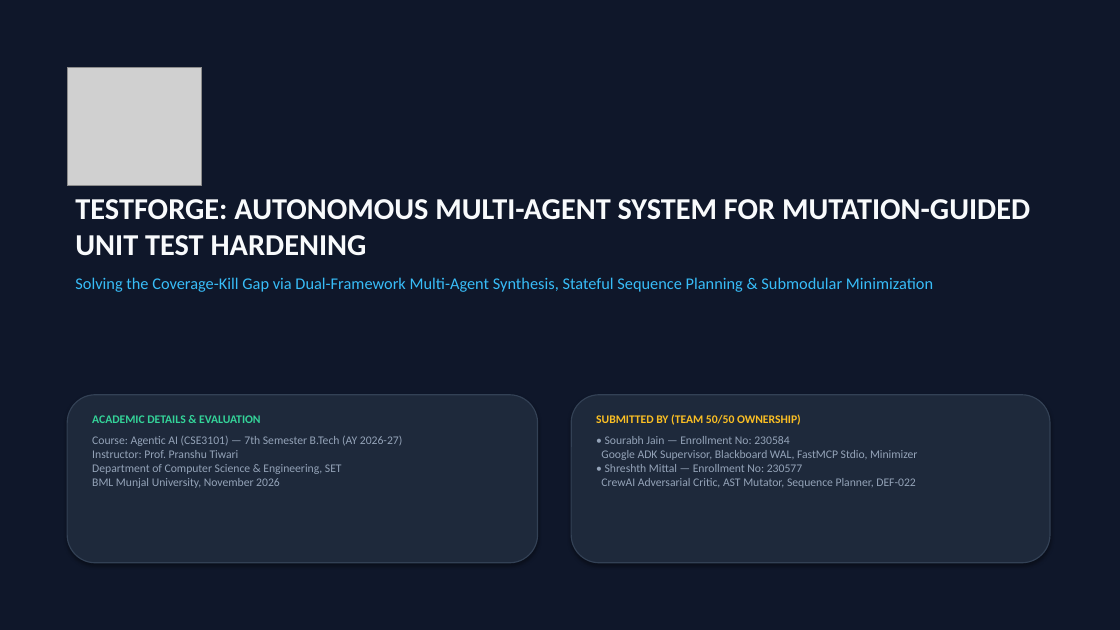
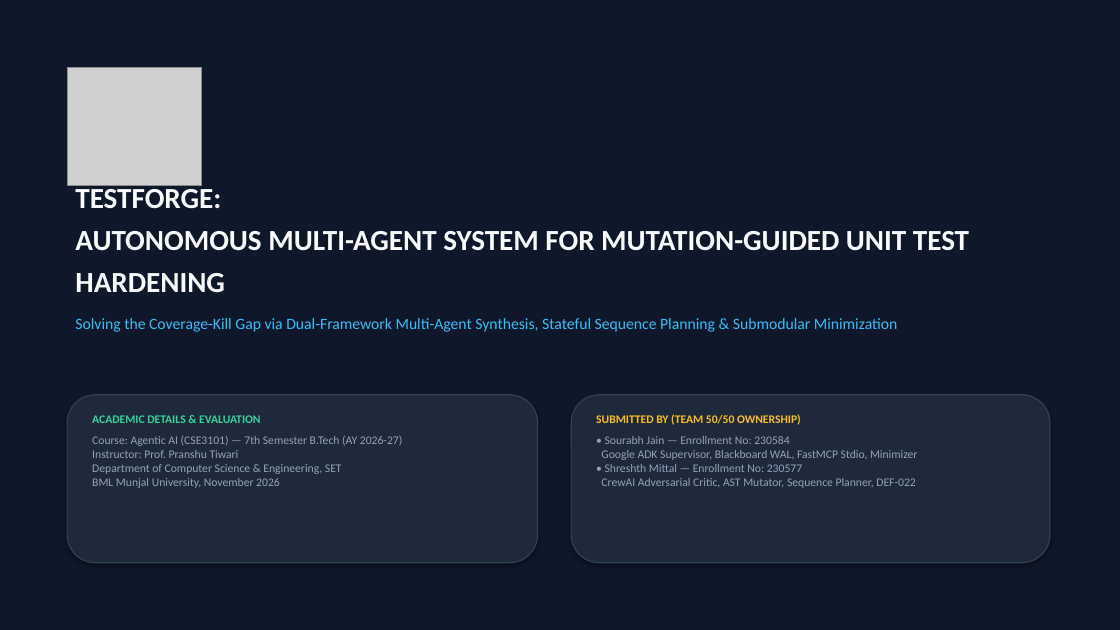
Before and after one commit to sourabhJain121/Testforge, a slide deck: slide 1 of docs/DELIVERABLES/TestForge_CSE3101_Presentation.pptx. Drawn at 1120x630 pixels with LibreOffice and Linux fonts; fonts in the diff are those of the drawing; grey boxes stand for pictures. Boxes give left, top, right and bottom in pixels: in the first picture for what was removed or moved away, otherwise in the second. Text is boxed around its words. In the diff, an @@ line names an element or a change of style, - is before the commit and + after.

```diff
--- a/docs/DELIVERABLES/TestForge_CSE3101_Presentation.pptx
+++ b/docs/DELIVERABLES/TestForge_CSE3101_Presentation.pptx
@@ text "TESTFORGE: AUTONOMOUS MULTI-AGENT SYSTEM FOR ...": place and size @@
-text "TESTFORGE: AUTONOMOUS MULTI-AGENT SYSTEM FOR ..." at [75,199,1030,292]
+text "TESTFORGE: AUTONOMOUS MULTI-AGENT SYSTEM FOR ..." at [75,183,969,332]
@@ text "TESTFORGE: AUTONOMOUS MULTI-AGENT SYSTEM FOR ..." at [75,183,969,332]: size 26 to 25 pt in "TESTFORGE: AUTONOMOUS MULTI-AGENT SYSTEM FOR MUTATION-GUIDED ..."; size 14 to 13.5 pt in "Solving the Coverage-Kill Gap via Dual-Framework Multi-Agent ..."; line spacing 1 to 1.2 @@
```
Also in this commit, not shown: 5 other files.
